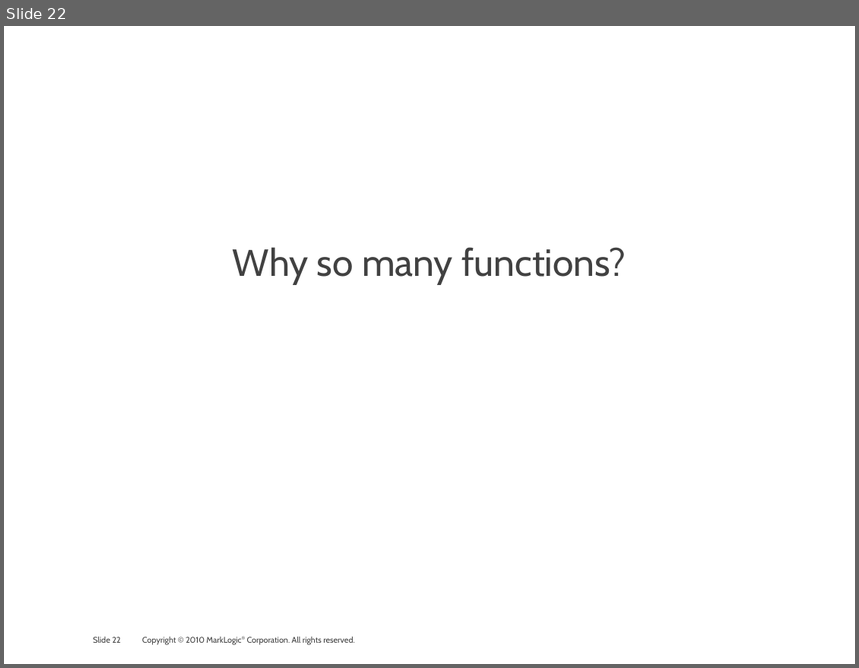
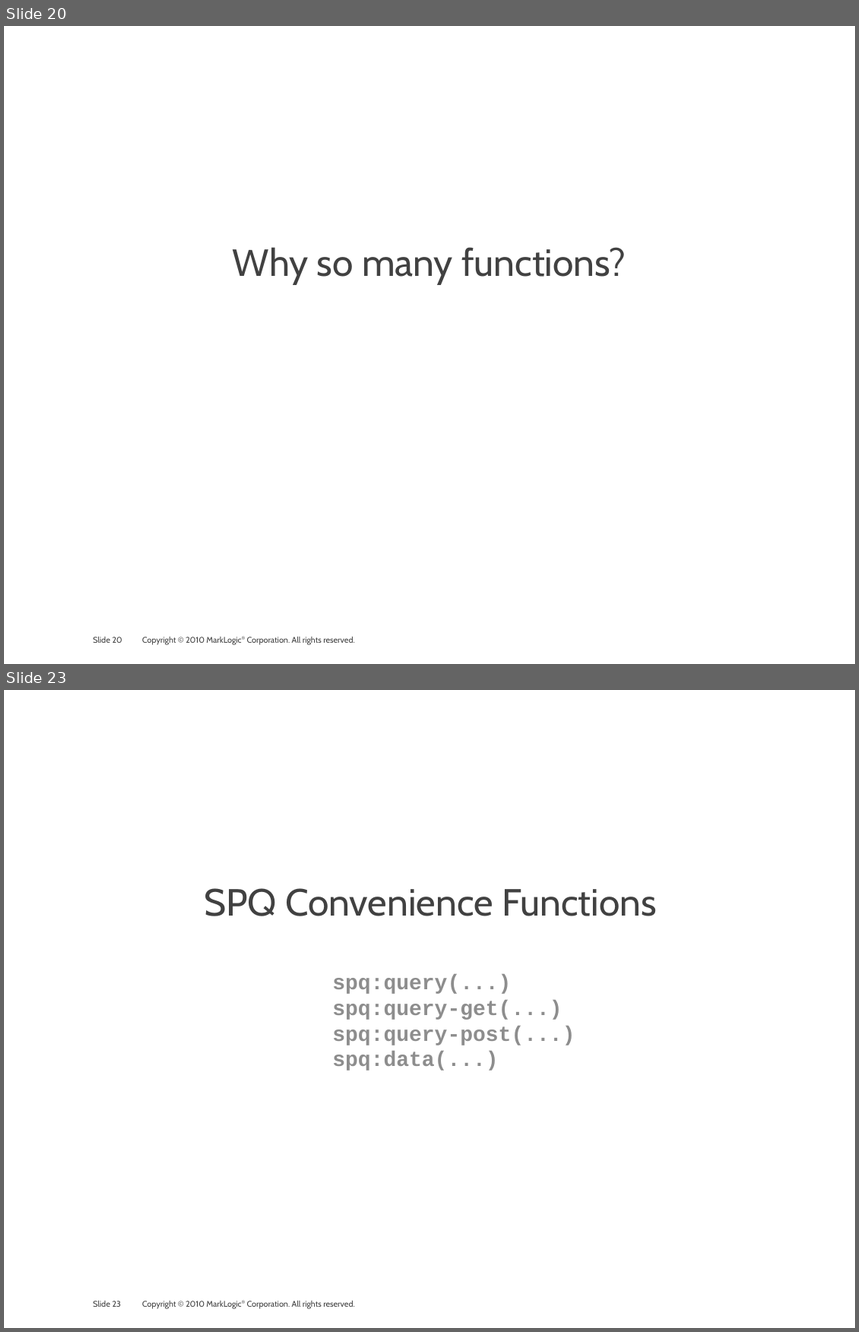
Before and after one commit to philipfennell/grasp, a slide deck: docs/marklogic_and_the_linked-data_connection.pptx. Shown one above the other, each under a label of ours: slide 22 before the commit, slides 20 and 23 after it; the slides between them are not shown. The pictures are 859x668 and 859x1332 pixels, drawn with LibreOffice and Linux fonts; fonts in the diff are those of the drawing; background and template pictures are left out. Boxes give left, top, right and bottom in pixels: in the first picture for what was removed or moved away, otherwise in the second. Text is boxed around its words. In the diff, an @@ line names an element or a change of style, - is before the commit and + after.

```diff
--- a/docs/marklogic_and_the_linked-data_connection.pptx
+++ b/docs/marklogic_and_the_linked-data_connection.pptx
@@ slide 23 added at [4, 690, 855, 1328], background #FFFFFF; not listed: 2 template elements that a slide beside it also shows @@
@@ text added at [204, 888, 657, 1071], 18 pt, text #8D8D8D, bold @@
+SPQ Convenience Functions
+            spq:query(...)
+            spq:query-get(...)
+            spq:query-post(...)
+            spq:data(...)
@@ what was slide 22 is now slide 20 @@
@@ page number at [93, 637, 122, 643]: text changed @@
-Slide 22
+Slide 20
```
Also in this commit, not shown: 3 slides changed, 1 other slide added, 2 slides removed, 1 other file.
